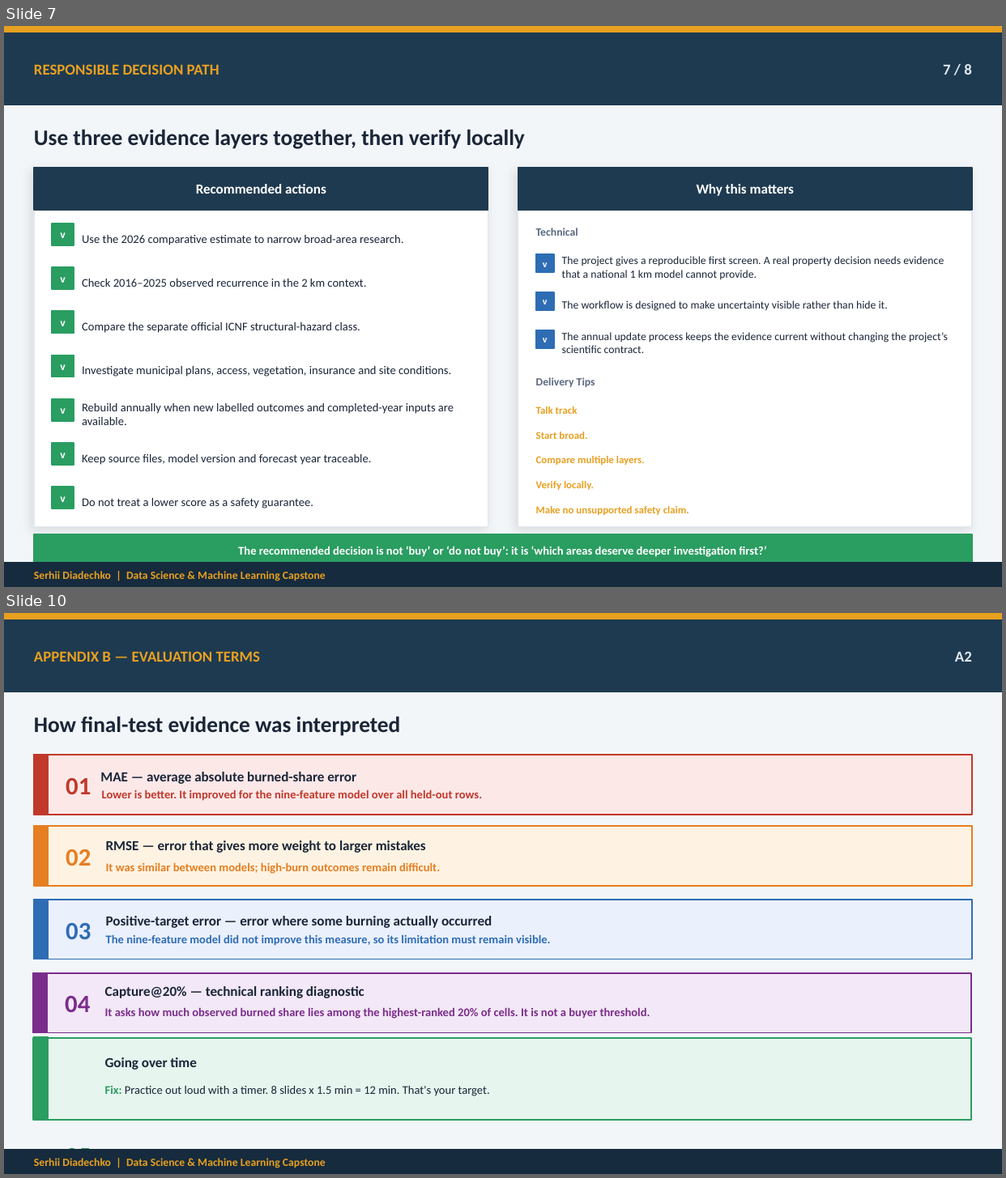
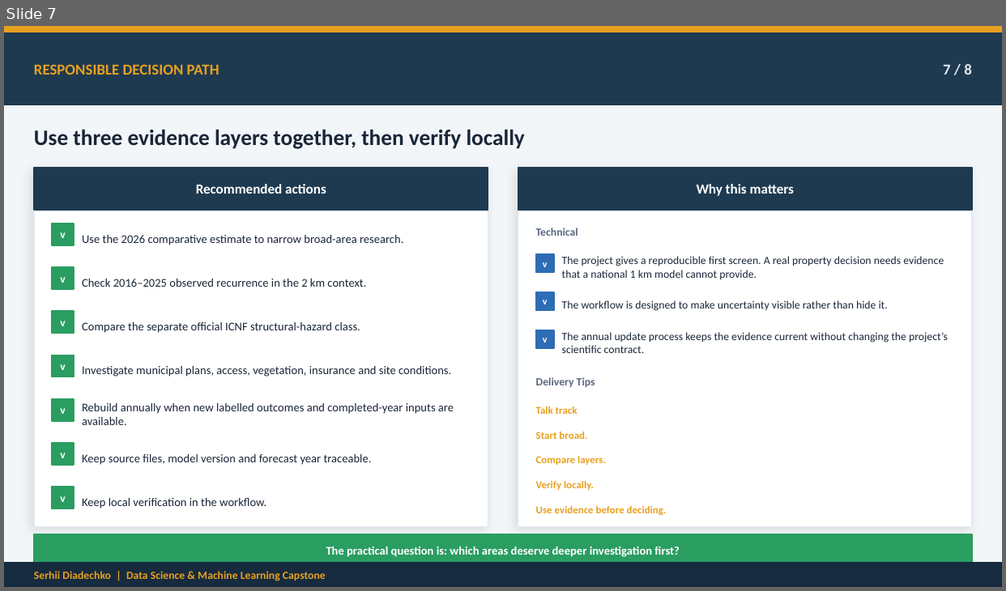
Before and after one commit to serhii-diadechko-git/wildfire_property_screening_portugal, a slide deck: reports/presentation/wildfire_exposure_screening_capstone_final.pptx. Shown one above the other, each under a label of ours: slides 7 and 10 before the commit, slide 7 after it; the slides between them are not shown. The pictures are 1006x1178 and 1006x591 pixels, drawn with LibreOffice and Linux fonts; fonts in the diff are those of the drawing. Boxes give left, top, right and bottom in pixels: in the first picture for what was removed or moved away, otherwise in the second. Text is boxed around its words. In the diff, an @@ line names an element or a change of style, - is before the commit and + after.

```diff
--- a/reports/presentation/wildfire_exposure_screening_capstone_final.pptx
+++ b/reports/presentation/wildfire_exposure_screening_capstone_final.pptx
@@ slide 10 removed at bbox=[4, 613, 1002, 1174], background #FFFFFF @@
@@ rectangle removed at bbox=[4, 613, 1002, 1174] @@
@@ rectangle removed at bbox=[4, 613, 1002, 620] @@
@@ rectangle removed at bbox=[4, 620, 1002, 692] @@
@@ text removed at bbox=[34, 651, 261, 662] @@
-APPENDIX B — EVALUATION TERMS
@@ text removed at bbox=[955, 651, 972, 662] @@
-A2
@@ text removed at bbox=[34, 716, 401, 736] @@
-How final-test evidence was interpreted
@@ rectangle removed at bbox=[34, 755, 972, 815] @@
@@ rectangle removed at bbox=[34, 755, 48, 815] @@
@@ text removed at bbox=[66, 778, 91, 794] @@
-01
@@ text removed at bbox=[100, 772, 356, 784] @@
-MAE — average absolute burned-share error
@@ text removed at bbox=[102, 790, 482, 801] @@
-Lower is better. It improved for the nine-feature model over all held-out rows.
@@ rectangle removed at bbox=[34, 825, 972, 885] @@
@@ rectangle removed at bbox=[34, 825, 48, 885] @@
@@ text removed at bbox=[66, 850, 91, 866] @@
-02
@@ text removed at bbox=[106, 841, 426, 853] @@
-RMSE — error that gives more weight to larger mistakes
@@ text removed at bbox=[106, 862, 440, 874] @@
-It was similar between models; high-burn outcomes remain difficult.
@@ rectangle removed at bbox=[34, 900, 972, 960] @@
@@ rectangle removed at bbox=[34, 900, 48, 960] @@
@@ text removed at bbox=[66, 923, 91, 939] @@
-03
@@ text removed at bbox=[106, 916, 492, 928] @@
-Positive-target error — error where some burning actually occurred
@@ text removed at bbox=[106, 935, 550, 946] @@
-The nine-feature model did not improve this measure, so its limitation must remain visible.
@@ rectangle removed at bbox=[33, 973, 971, 1033] @@
@@ rectangle removed at bbox=[33, 973, 47, 1033] @@
@@ text removed at bbox=[65, 996, 90, 1012] @@
-04
@@ text removed at bbox=[105, 986, 364, 999] @@
-Capture@20% — technical ranking diagnostic
@@ text removed at bbox=[105, 1007, 650, 1019] @@
-It asks how much observed burned share lies among the highest-ranked 20% of cells. It is not a buyer threshold.
@@ rectangle removed at bbox=[33, 1038, 971, 1120] @@
@@ rectangle removed at bbox=[34, 1037, 48, 1119] @@
@@ text removed at bbox=[105, 1058, 196, 1070] @@
-Going over time
@@ text removed at bbox=[105, 1086, 490, 1097] @@
-Fix: Practice out loud with a timer. 8 slides x 1.5 min = 12 min. That's your target.
@@ text removed at bbox=[66, 1144, 91, 1166] @@
-05
@@ rectangle removed at bbox=[4, 1150, 1002, 1174] @@
@@ text removed at bbox=[34, 1158, 326, 1169] @@
-Serhii Diadechko | Data Science & Machine Learning Capstone
@@ slide 7 changed as well @@
@@ text at bbox=[536, 456, 606, 465]: text changed @@
-Compare multiple layers.
+Compare layers.
@@ text at bbox=[82, 498, 266, 509]: text changed @@
-Do not treat a lower score as a safety guarantee.
+Keep local verification in the workflow.
@@ text at bbox=[536, 506, 667, 515]: text changed @@
-Make no unsupported safety claim.
+Use evidence before deciding.
@@ text at bbox=[326, 546, 680, 557]: text changed @@
-The recommended decision is not ‘buy’ or ‘do not buy’: it is ‘which areas deserve deeper investigation first?’
+The practical question is: which areas deserve deeper investigation first?
```
Also in this commit, not shown: 5 other slides changed, 2 slides added, 3 other slides removed, 2 other files.
